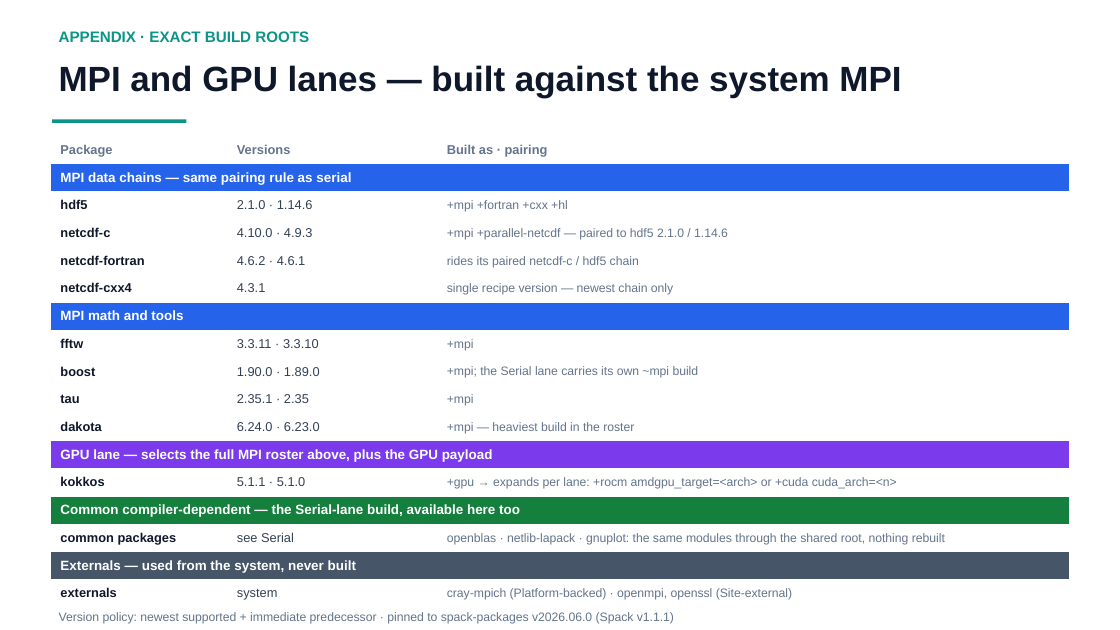
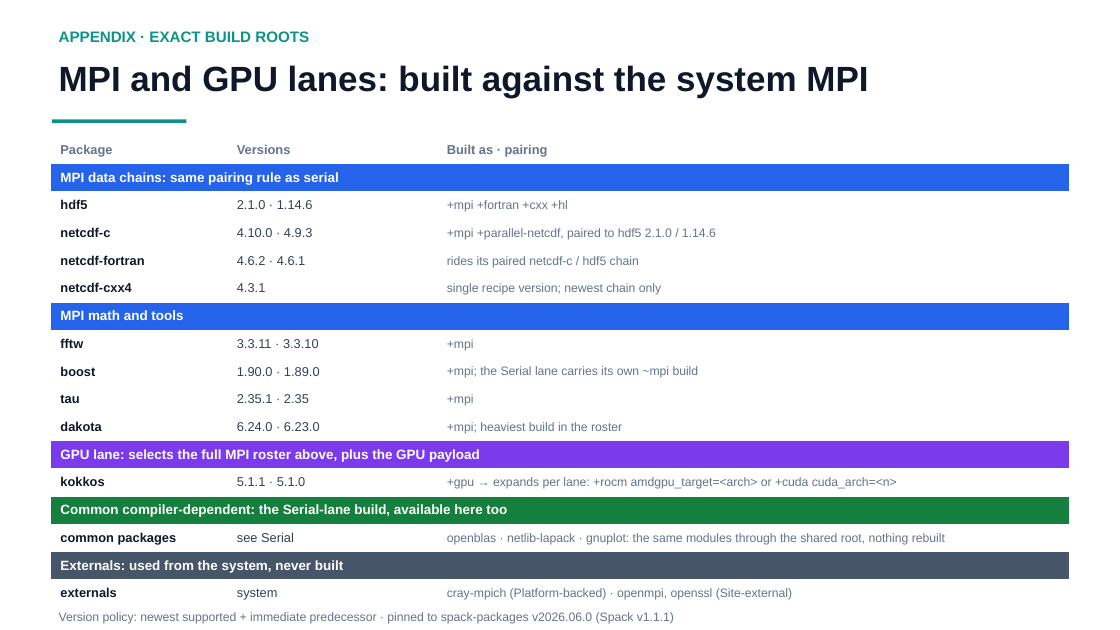
Before and after one commit to ray12514/stack-planning, a slide deck: slide 12 of presentations/cse_lanes_model.pptx. Drawn at 1120x630 pixels with LibreOffice and Linux fonts; fonts in the diff are those of the drawing. Boxes give left, top, right and bottom in pixels: in the first picture for what was removed or moved away, otherwise in the second. Text is boxed around its words. In the diff, an @@ line names an element or a change of style, - is before the commit and + after.

```diff
--- a/presentations/cse_lanes_model.pptx
+++ b/presentations/cse_lanes_model.pptx
@@ text at [59,65,868,98]: text changed @@
-MPI and GPU lanes — built against the system MPI
+MPI and GPU lanes: built against the system MPI
@@ table at [50,136,1070,607] @@
-row 2, column 1: MPI data chains — same pairing rule as serial
+row 2, column 1: MPI data chains: same pairing rule as serial
-row 4, column 3: +mpi +parallel-netcdf — paired to hdf5 2.1.0 / 1.14.6
+row 4, column 3: +mpi +parallel-netcdf, paired to hdf5 2.1.0 / 1.14.6
-row 6, column 3: single recipe version — newest chain only
+row 6, column 3: single recipe version; newest chain only
-row 11, column 3: +mpi — heaviest build in the roster
+row 11, column 3: +mpi; heaviest build in the roster
-row 12, column 1: GPU lane — selects the full MPI roster above, plus the GPU payload
+row 12, column 1: GPU lane: selects the full MPI roster above, plus the GPU payload
-row 14, column 1: Common compiler-dependent — the Serial-lane build, available here too
+row 14, column 1: Common compiler-dependent: the Serial-lane build, available here too
-row 16, column 1: Externals — used from the system, never built
+row 16, column 1: Externals: used from the system, never built
```
Also in this commit, not shown: 10 other slides changed, 1 other file.
